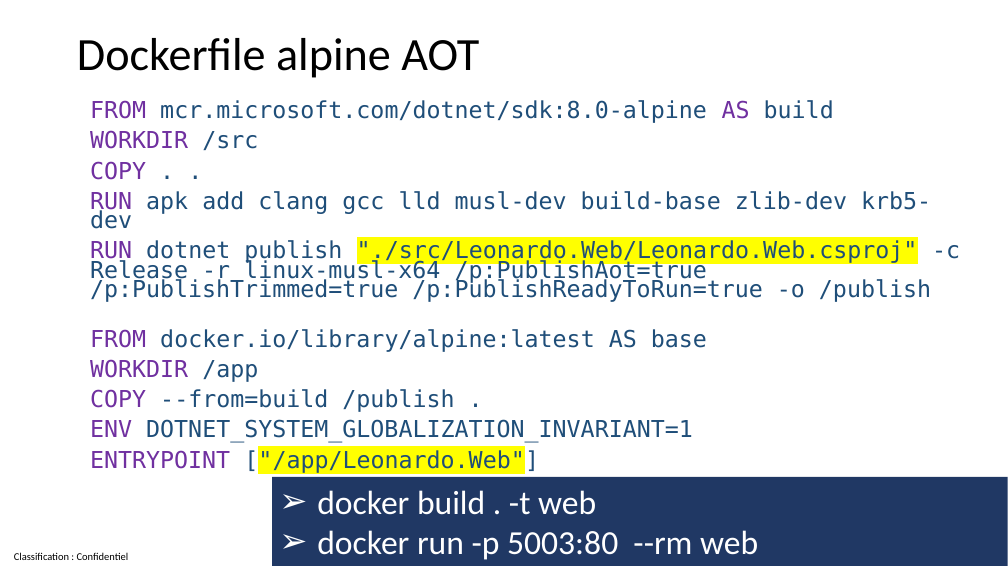
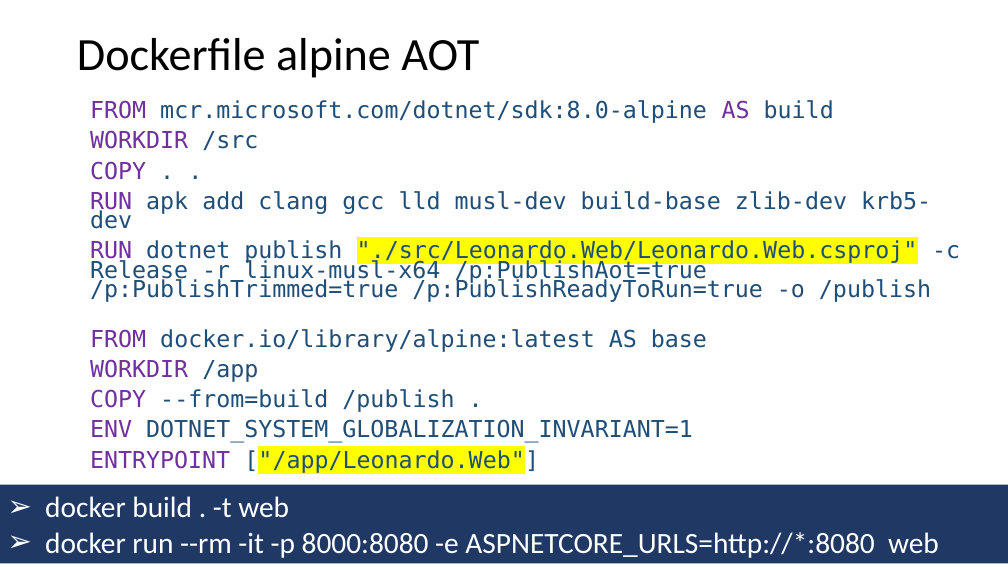
Before and after one commit to guillaume-chervet/course.dotnet, a slide deck: slide 111 of documentations/dotnet8.pptx. Drawn at 1008x567 pixels with LibreOffice and Linux fonts; fonts in the diff are those of the drawing. Boxes give left, top, right and bottom in pixels: in the first picture for what was removed or moved away, otherwise in the second. Text is boxed around its words. In the diff, an @@ line names an element or a change of style, - is before the commit and + after.

```diff
--- a/documentations/dotnet8.pptx
+++ b/documentations/dotnet8.pptx
@@ rectangle "docker build . -t web": place and size @@
-rectangle "docker build . -t web" at (272, 477, 1008, 566)
+rectangle "docker build . -t web" at (0, 485, 1008, 563)
@@ text in rectangle at (45, 496, 289, 517): size 32 to 28 pt in "docker build . -t web" @@
@@ text in rectangle at (45, 532, 939, 558): text changed; size 32 to 28 pt @@
-➢ docker run -p 5003:80 --rm web
+➢ docker run --rm -it -p 8000:8080 -e ASPNETCORE_URLS=http://*:8080 web
```
Also in this commit, not shown: 7 other slides changed.
